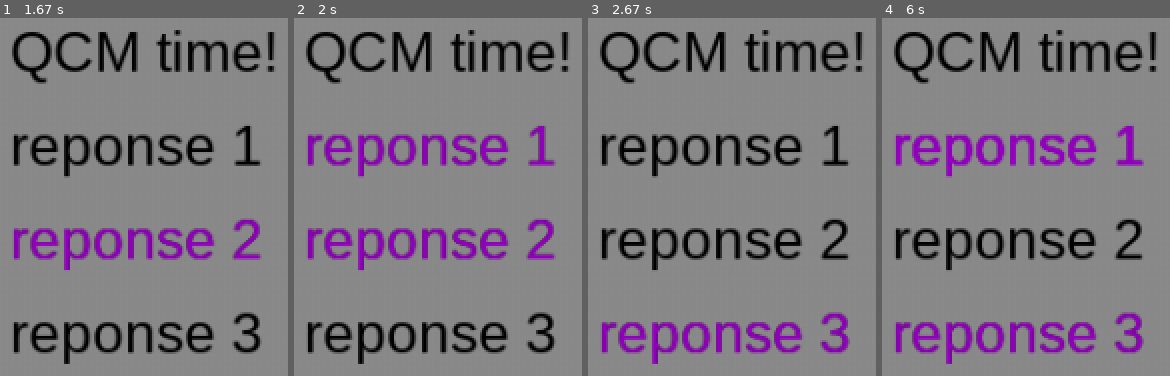
Above: before the commit, frames 1-4 (left to right).
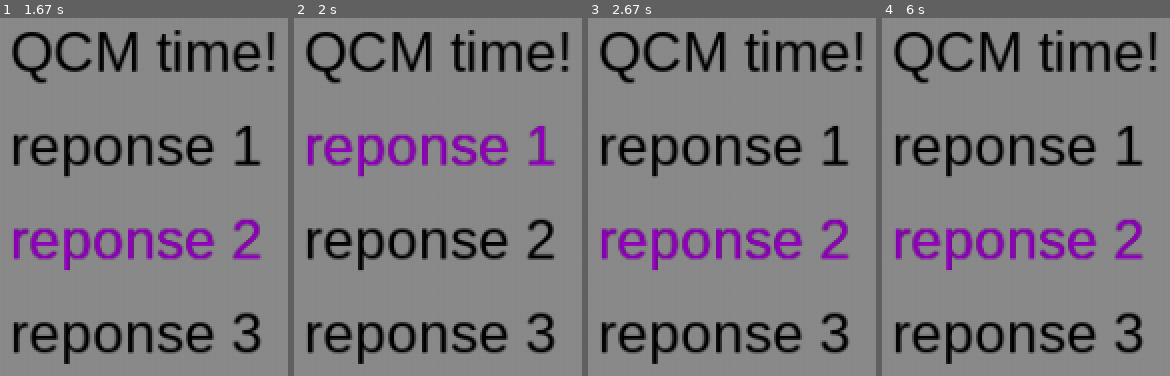
Above: after the commit, the same moments.

Repository: GEThub2807/MiniStudio
Game: pygame game, started from NPC Dialog test.py
Two runs of this game, one before a commit and one after it. Both use one fixed random seed, a clock stepped at 60 frames per second and the inputs below.
Inputs:
- Up to frame 1 (1.67 s): tap E at 0.33 s; hold Down 1.17-1.63 s
- Up to frame 2 (2 s): hold Up from 1.67 s (still down)
- Up to frame 3 (2.67 s): release Up at 2.22 s; hold Down from 2.25 s (still down)
- Up to frame 4 (6 s): release Down at 2.98 s; hold Up 3.02-3.88 s; hold Down 3.92-4.87 s; hold Up 4.9-5.92 s; hold Down from 5.95 s (still down)

Frame 1 is identical in both runs. In frame 2, 3.8% of the frame differs, in the area x 4-91%, y 55-71%; in frame 3, 7.5%; in frame 4, 12%, in the area x 4-91%, y 30-97%.

Commit message:
fixed bug, just need to grow the code and clean it

Diff:
--- a/NPC Dialog test.py
+++ b/NPC Dialog test.py
@@ -79,26 +79,26 @@
                     arrayLength = len(dialogList)
                     for x in range(arrayLength):
                         displayText(dialogList[x], textFont, (0, 0, 0), SCREEN_WIDTH/4, SCREEN_HEIGHT/4 + x*spacing)
+                    # Initial selected
+                    displayText(dialogList[1], textFont, (147, 0, 191), SCREEN_WIDTH/4, SCREEN_HEIGHT/4 + spacing)
+                    pygame.display.flip()
 
                     # Exit
                     if count == 1:
                         run = False
 
+
                 # Selection
-                if selection != 3 or selection != 1:
-                    displayText(dialogList[1], textFont, (147, 0, 191), SCREEN_WIDTH/4, SCREEN_HEIGHT/4 + spacing)
-                    pygame.display.flip()
-                    print("reset")
 
-                ###########################
-                if pressed[pygame.K_UP] and selection > 1 and count == 565654:
+                if pressed[pygame.K_UP] and selection > 1:
                     screen.fill(fill) # Clears the screen
 
                     # Display the text
                     for x in range(arrayLength):
                         displayText(dialogList[x], textFont, (0, 0, 0), SCREEN_WIDTH/4, SCREEN_HEIGHT/4 + x*spacing)
 
-                    selection -= selection
+                    selection = selection - 1
+                    displayText(dialogList[selection], textFont, (147, 0, 191), SCREEN_WIDTH/4, SCREEN_HEIGHT/4 + selection*spacing)
 
                     pygame.display.flip()
 
@@ -110,7 +110,6 @@
                         displayText(dialogList[x], textFont, (0, 0, 0), SCREEN_WIDTH/4, SCREEN_HEIGHT/4 + x*spacing)
 
                     selection = selection + 1
-
                     displayText(dialogList[selection], textFont, (147, 0, 191), SCREEN_WIDTH/4, SCREEN_HEIGHT/4 + selection*spacing)
 
                     pygame.display.flip()
